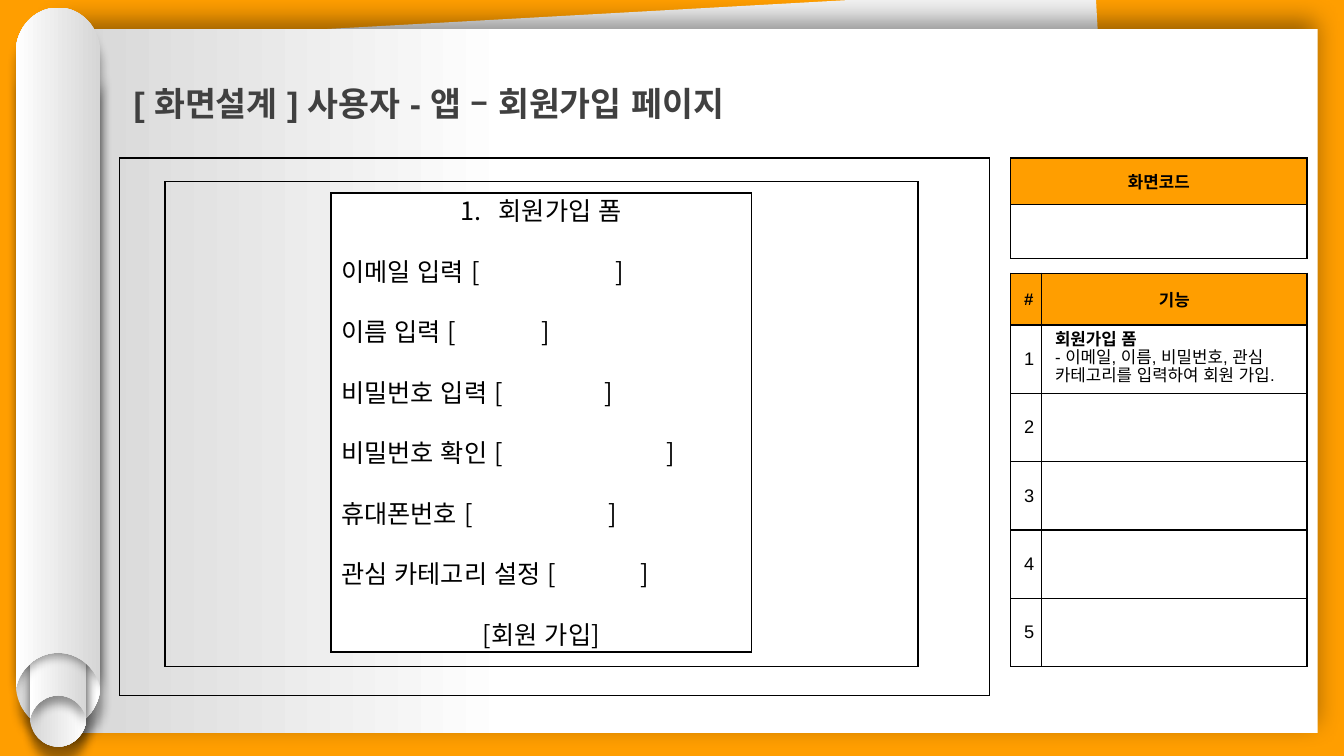
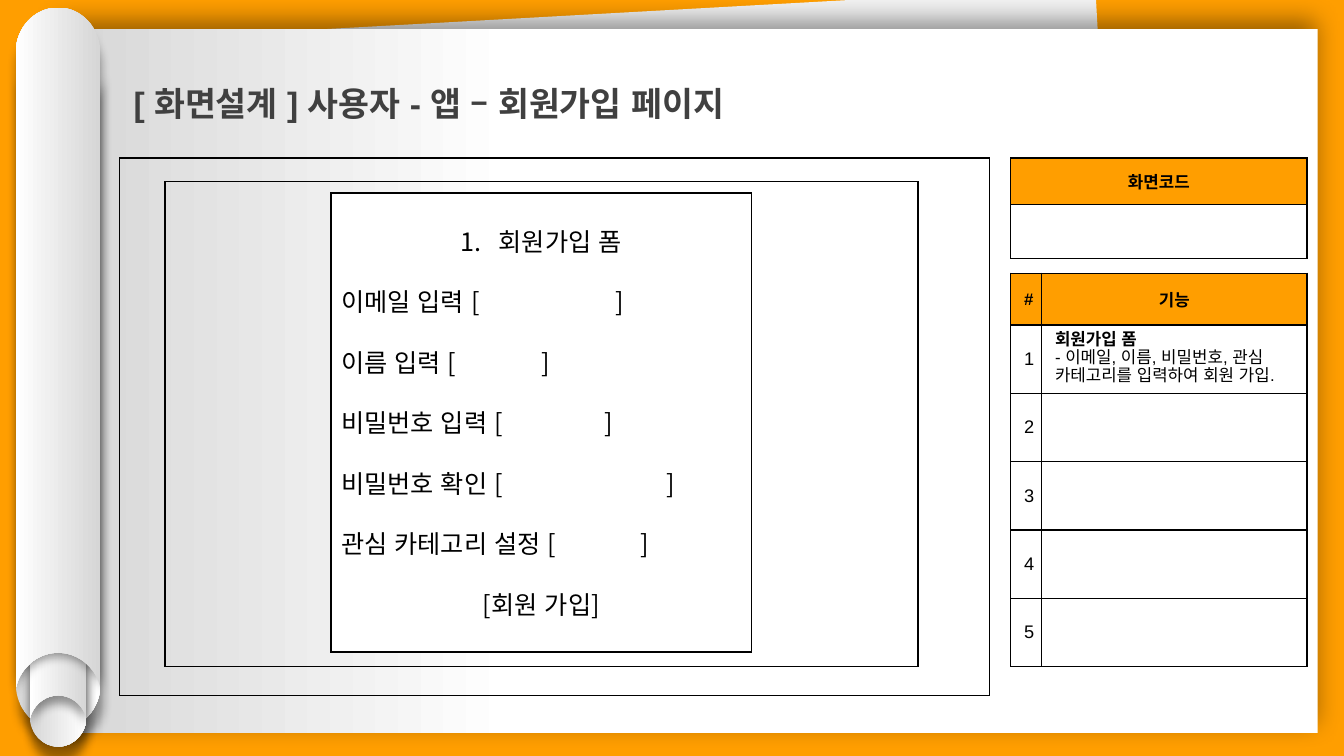
Before and after one commit to hhsw07/ezen-academy-projects, a slide deck: slide 23 of 0 발표용 파워포인트/project06 - 파워포인트 종합 - 형준.pptx (slide 22 before the commit). Drawn at 1344x756 pixels with LibreOffice and Linux fonts; fonts in the diff are those of the drawing. Boxes give left, top, right and bottom in pixels: in the first picture for what was removed or moved away, otherwise in the second. Text is boxed around its words. In the diff, an @@ line names an element or a change of style, - is before the commit and + after.

```diff
--- a/0 발표용 파워포인트/project06 - 파워포인트 종합 - 형준.pptx
+++ b/0 발표용 파워포인트/project06 - 파워포인트 종합 - 형준.pptx
@@ text in rectangle at [341,502,457,525]: paragraph removed @@
-휴대폰번호 [ ]
```
Also in this commit, not shown: 16 other slides changed, 5 slides added, 4 slides removed.
